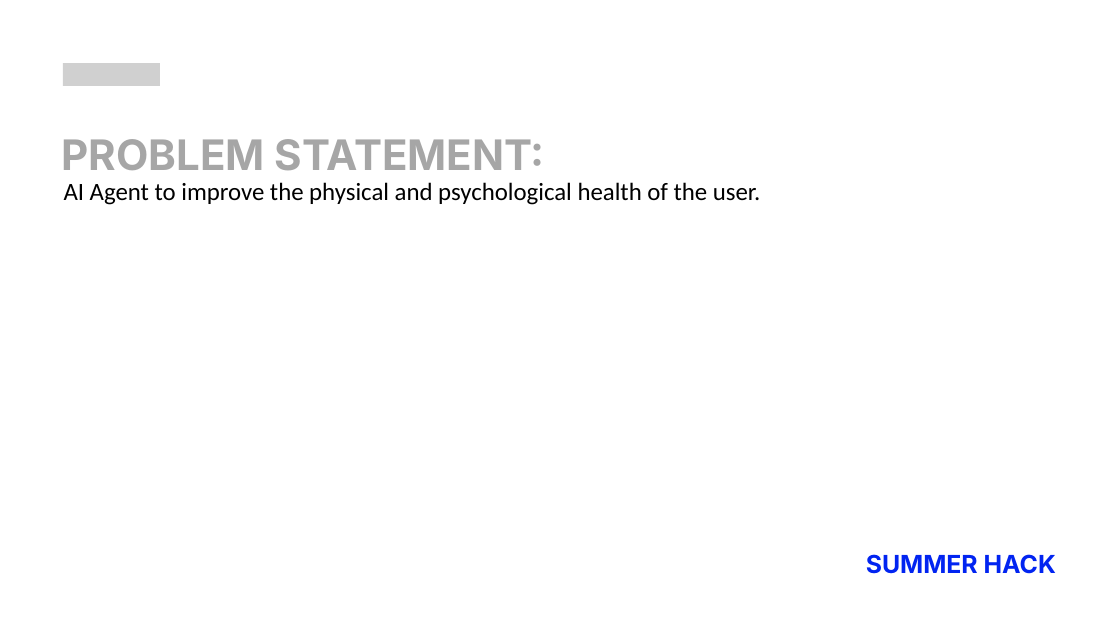
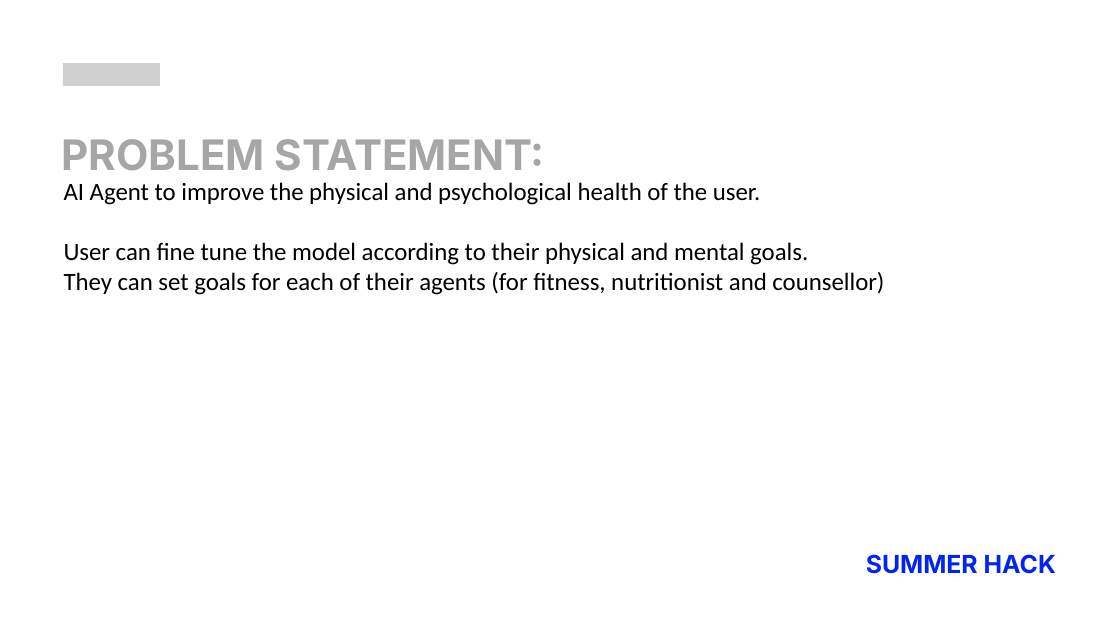
Before and after one commit to ShuruTechTeam/SummerHackAI-24, a slide deck: slide 3 of Proposal Submissions/devmonks.pptx. Drawn at 1120x630 pixels with LibreOffice and Linux fonts; fonts in the diff are those of the drawing; grey boxes stand for pictures. Boxes give left, top, right and bottom in pixels: in the first picture for what was removed or moved away, otherwise in the second. Text is boxed around its words. In the diff, an @@ line names an element or a change of style, - is before the commit and + after.

Commit message:
revised submission

```diff
--- a/Proposal Submissions/devmonks.pptx
+++ b/Proposal Submissions/devmonks.pptx
@@ text at bbox=[64, 242, 884, 295]: paragraph added @@
+User can fine tune the model according to their physical and mental goals.
+They can set goals for each of their agents (for fitness, nutritionist and counsellor)
```
